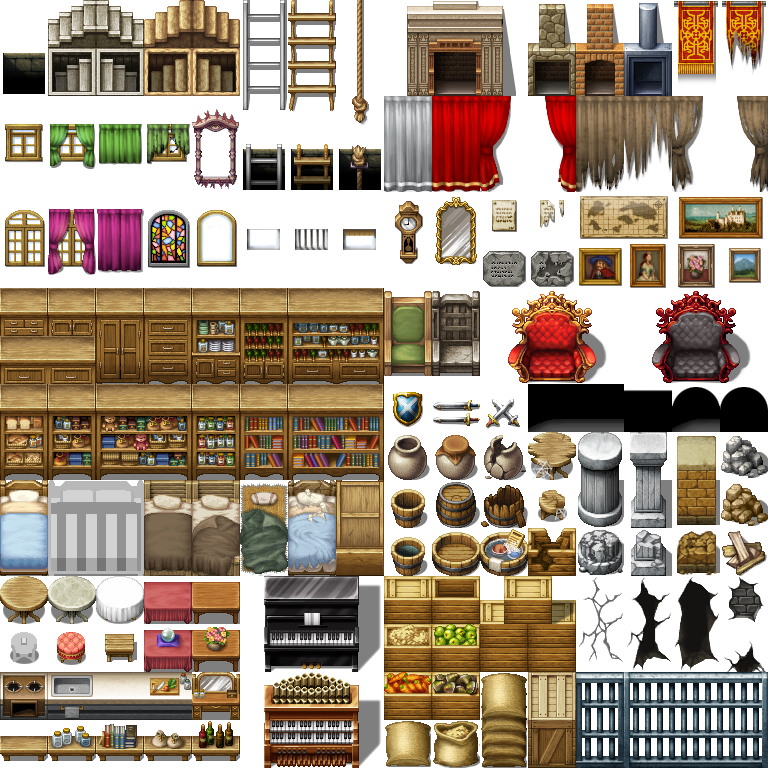
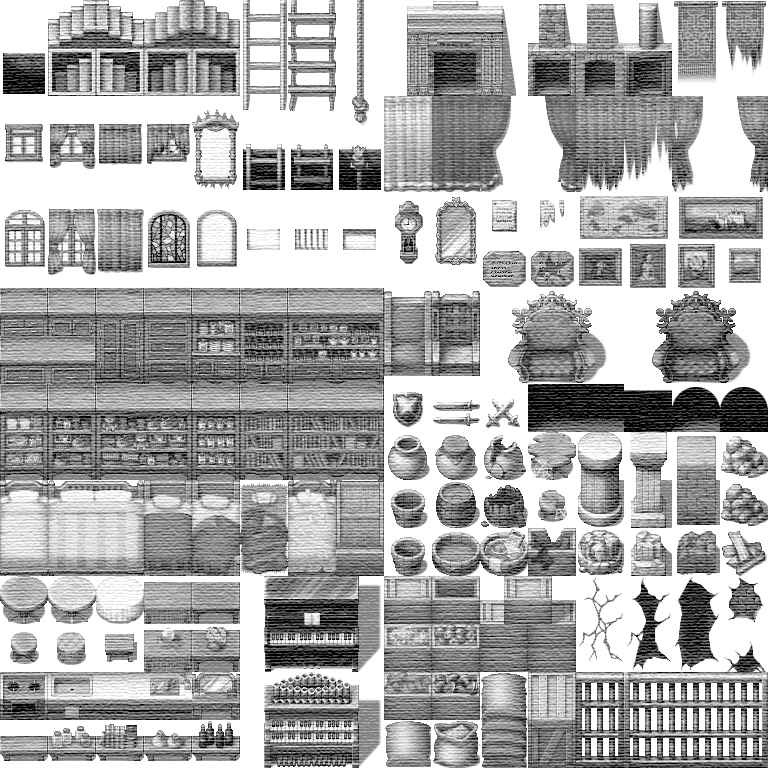
Layers edited between the first and the second 768×768 image:
renamed "Layer 2" to "Black & White 1", painted on it, masked it over [11, 480, 144, 662]
painted on "Layer 1" over [0, 0, 768, 768]
